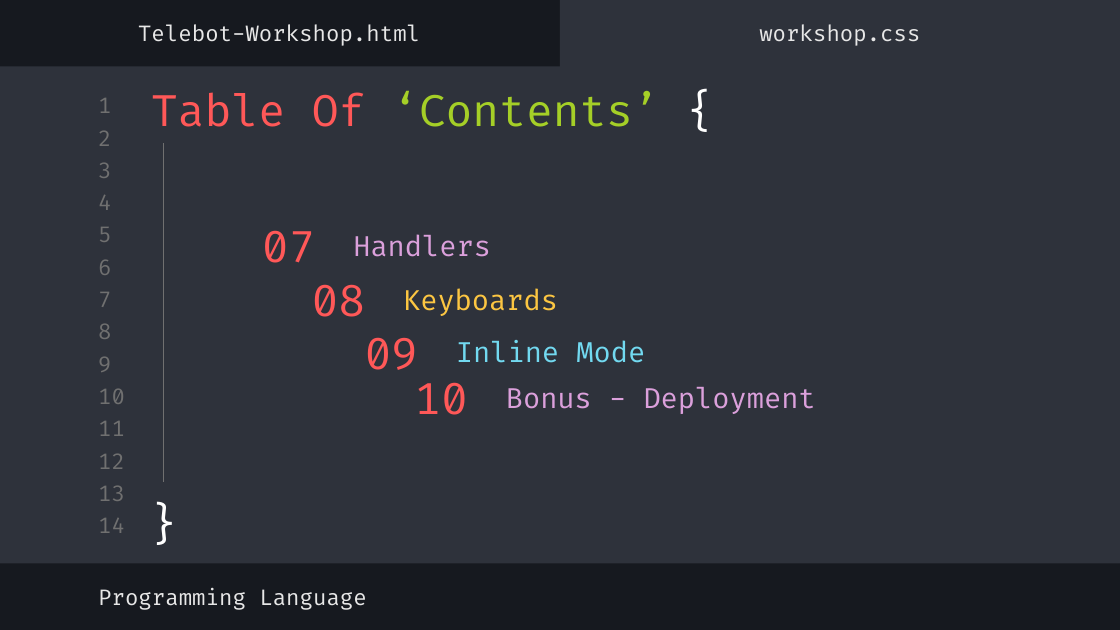
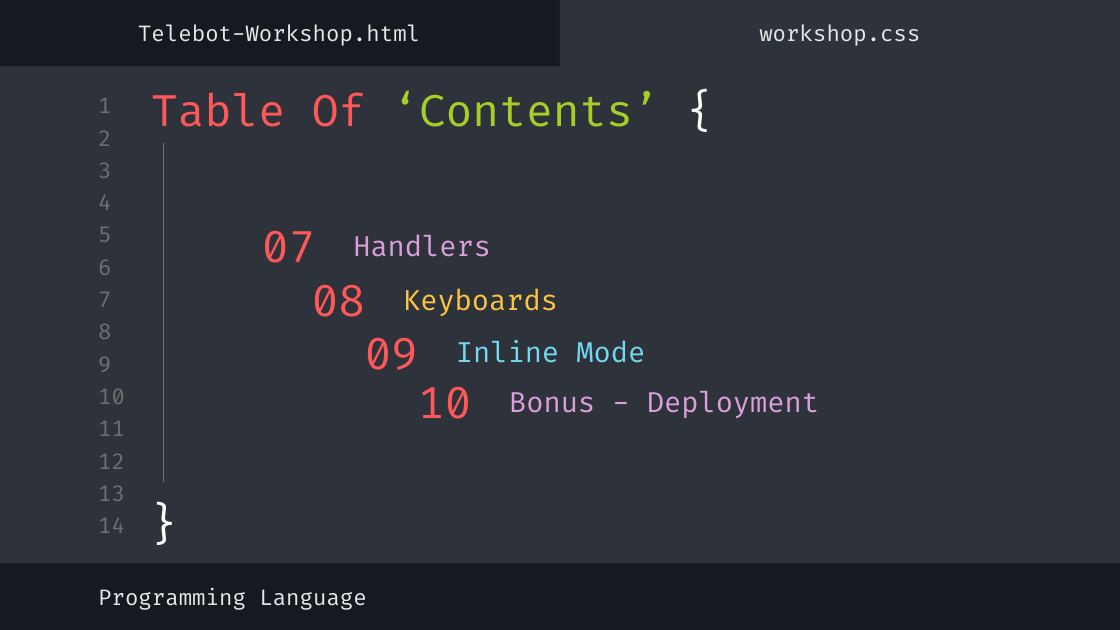
Before and after one commit to lyihaoo/telebot-workshop, a slide deck: slide 3 of Telebot-Workshop.pptx. Drawn at 1120x630 pixels with LibreOffice and Linux fonts; fonts in the diff are those of the drawing. Boxes give left, top, right and bottom in pixels: in the first picture for what was removed or moved away, otherwise in the second. Text is boxed around its words. In the diff, an @@ line names an element or a change of style, - is before the commit and + after.

```diff
--- a/Telebot-Workshop.pptx
+++ b/Telebot-Workshop.pptx
@@ text "10": place and size @@
-text "10" at (414, 382, 467, 415)
+text "10" at (418, 386, 471, 419)
@@ text "Bonus - Deployment": place and size @@
-text "Bonus - Deployment" at (506, 387, 816, 414)
+text "Bonus - Deployment" at (509, 391, 819, 418)
```
Also in this commit, not shown: 6 other files.
